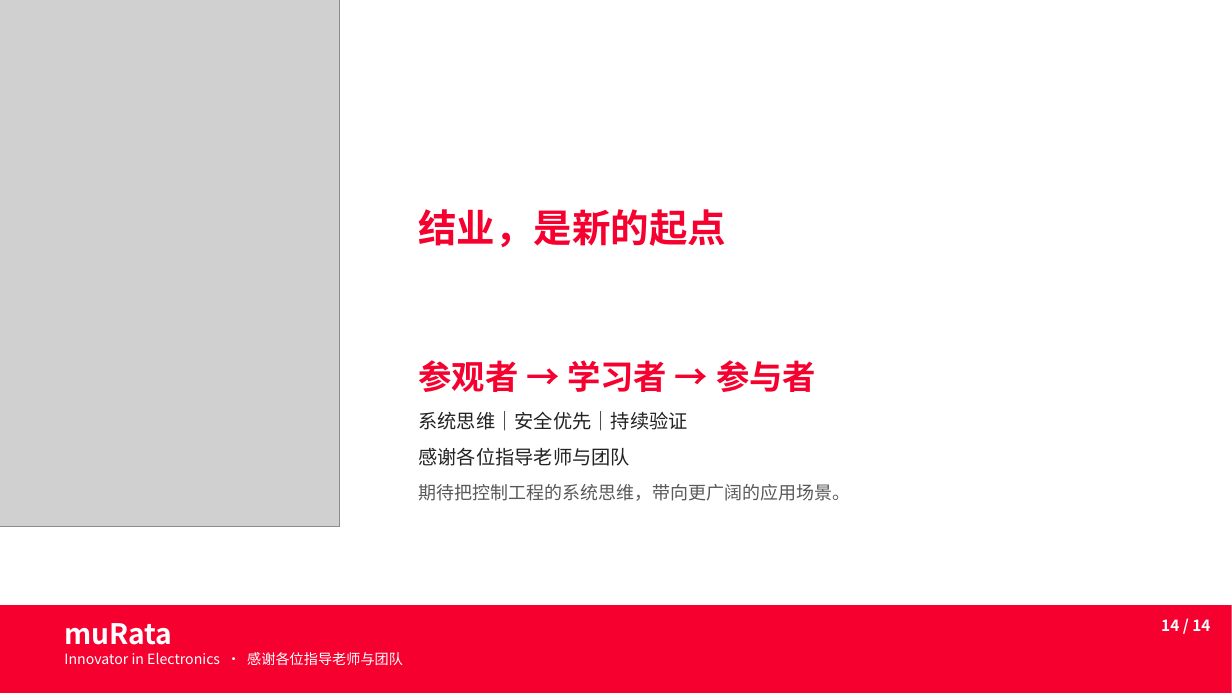
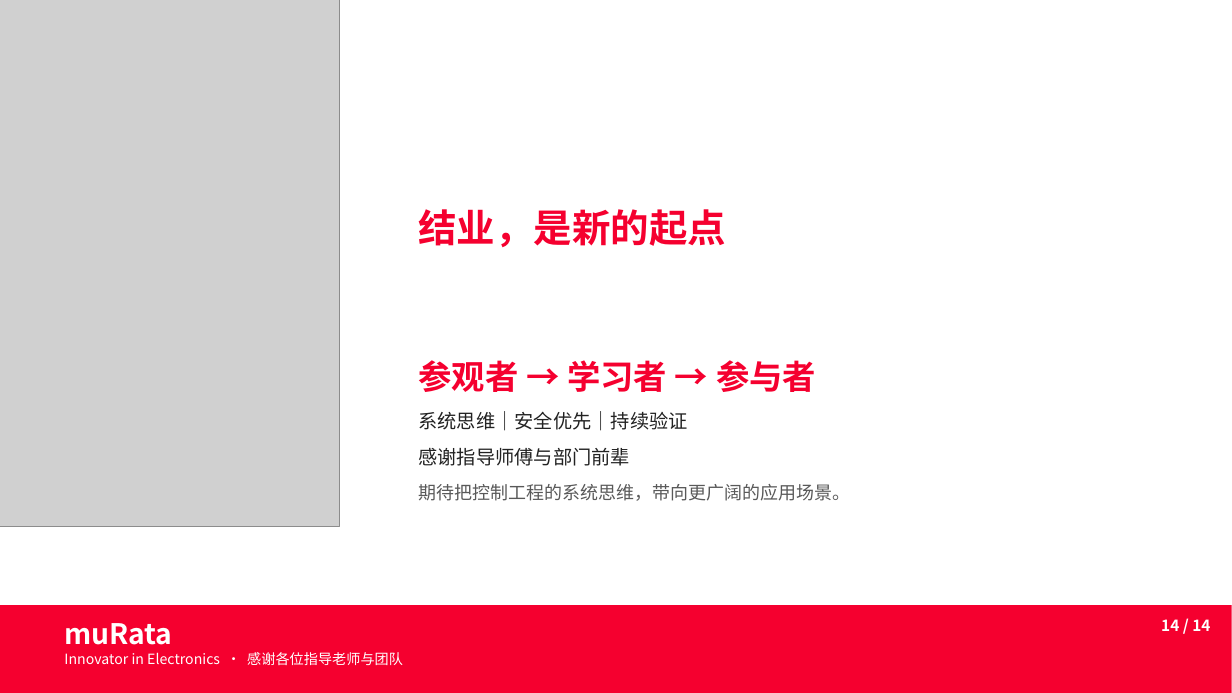
Before and after one commit to Zhang-Bo-glitch/muRata, a slide deck: slide 14 of 结业汇报.pptx. Drawn at 1232x693 pixels with LibreOffice and Linux fonts; fonts in the diff are those of the drawing; grey boxes stand for pictures; background and template pictures are left out. Boxes give left, top, right and bottom in pixels: in the first picture for what was removed or moved away, otherwise in the second. Text is boxed around its words. In the diff, an @@ line names an element or a change of style, - is before the commit and + after.

```diff
--- a/结业汇报.pptx
+++ b/结业汇报.pptx
@@ subtitle at (x1=418, y1=448, x2=630, y2=466): text changed @@
-感谢各位指导老师与团队
+感谢指导师傅与部门前辈
```
Also in this commit, not shown: 7 other slides changed.
